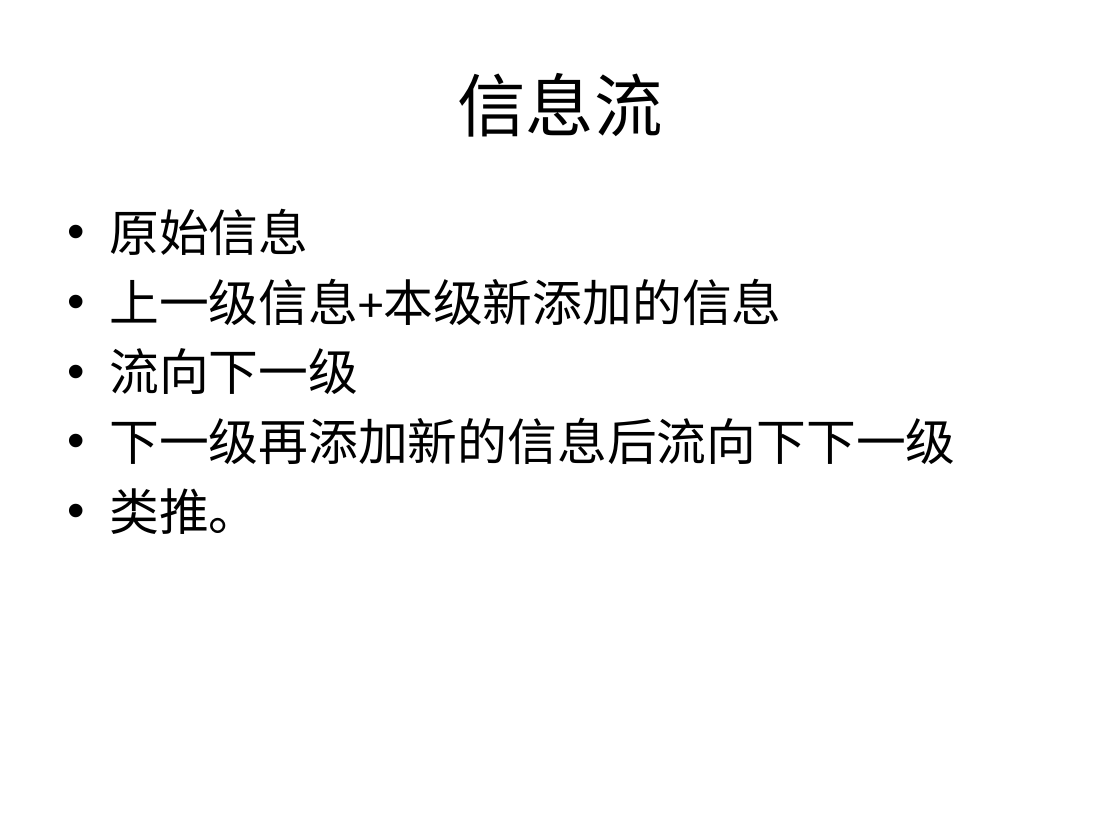
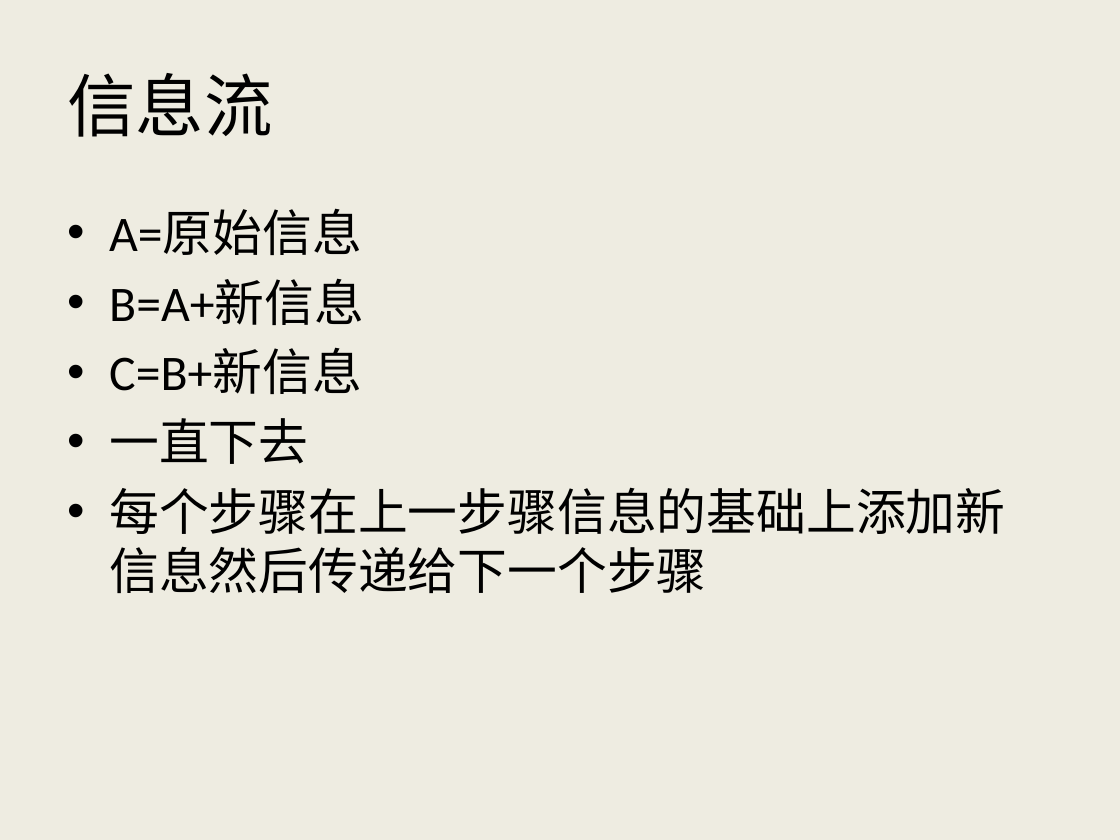
Before and after one commit to AlecSPb/PMS, a slide deck: slide 6 of PMSClient/Resource/Files/pmshelp_ch.pptx. Drawn at 1120x840 pixels with LibreOffice and Linux fonts; fonts in the diff are those of the drawing. Boxes give left, top, right and bottom in pixels: in the first picture for what was removed or moved away, otherwise in the second. Text is boxed around its words. In the diff, an @@ line names an element or a change of style, - is before the commit and + after.

```diff
--- a/PMSClient/Resource/Files/pmshelp_ch.pptx
+++ b/PMSClient/Resource/Files/pmshelp_ch.pptx
@@ background #FFFFFF to #EEECE1 @@
@@ title "信息流" at [67,73,272,137]: alignment centre to left @@
@@ text at [109,210,1005,593]: text changed @@
-• 原始信息
-• 上一级信息+本级新添加的信息
-• 流向下一级
-• 下一级再添加新的信息后流向下下一级
-• 类推。
+• A=原始信息
+• B=A+新信息
+• C=B+新信息
+• 一直下去
+• 每个步骤在上一步骤信息的基础上添加新信息然后传递给下一个步骤
```
Also in this commit, not shown: 10 other slides changed, 2 slides added, 1 slide removed, 11 other files.
